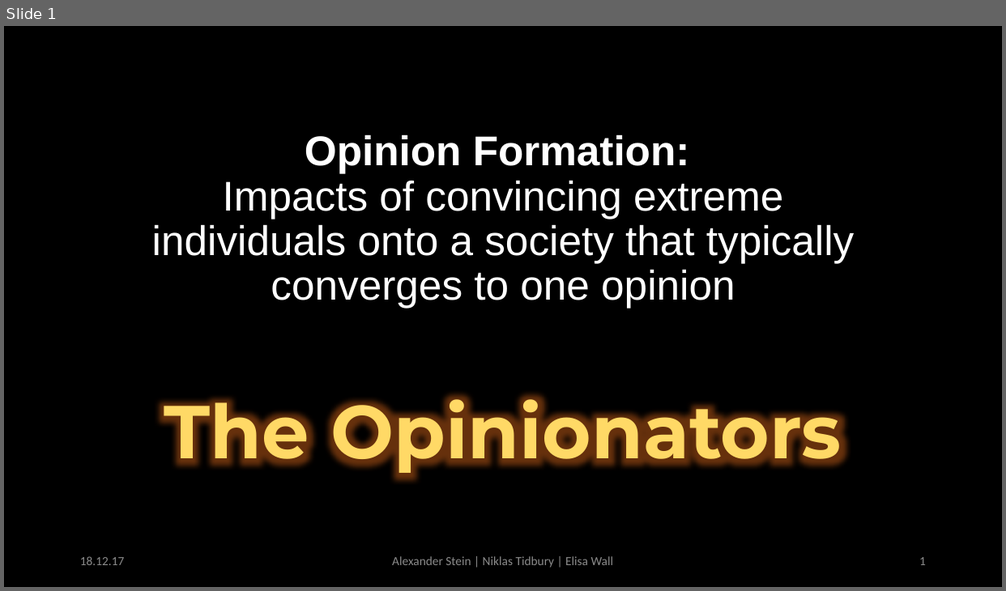
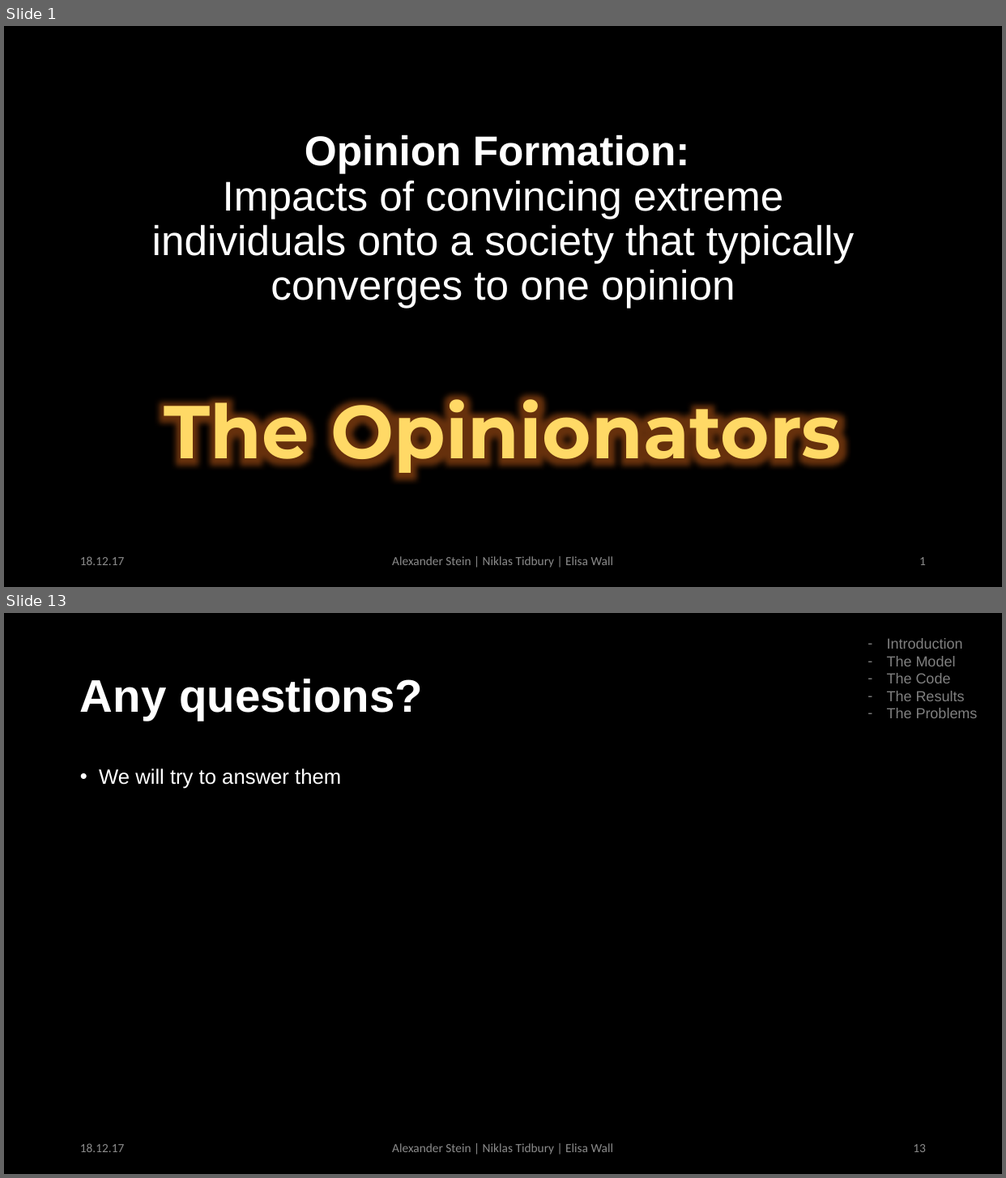
Before and after one commit to ntidbury/OpinionFormation_STW, a slide deck: presentation/The_Powerpoint.pptx. Shown one above the other, each under a label of ours: slide 1 before the commit, slides 1 and 13 after it; the slides between them are not shown. The pictures are 1006x591 and 1006x1178 pixels, drawn with LibreOffice and Linux fonts; fonts in the diff are those of the drawing. Boxes give left, top, right and bottom in pixels: in the first picture for what was removed or moved away, otherwise in the second. Text is boxed around its words. In the diff, an @@ line names an element or a change of style, - is before the commit and + after.

```diff
--- a/presentation/The_Powerpoint.pptx
+++ b/presentation/The_Powerpoint.pptx
@@ slide 13 added at box(4, 613, 1002, 1174), background #000000 @@
@@ text added at box(887, 638, 978, 718), 14 pt, text #808080 @@
+– Introduction
+– The Model
+– The Code
+– The Results
+– The Problems
@@ title added at box(80, 679, 423, 720), 44 pt, text #FFFFFF, bold @@
+Any questions?
@@ text added at box(99, 769, 341, 789), 20 pt, text #FFFFFF @@
+• We will try to answer them
@@ text added at box(80, 1144, 124, 1152), 12 pt, text #8C8C8C @@
+18.12.17
@@ text added at box(392, 1144, 614, 1155), 12 pt, text #8C8C8C @@
+Alexander Stein | Niklas Tidbury | Elisa Wall
@@ page number added at box(913, 1144, 926, 1152), 12 pt, text #8C8C8C @@
+13
```
Also in this commit, not shown: 6 slides changed, 6 other slides added.
